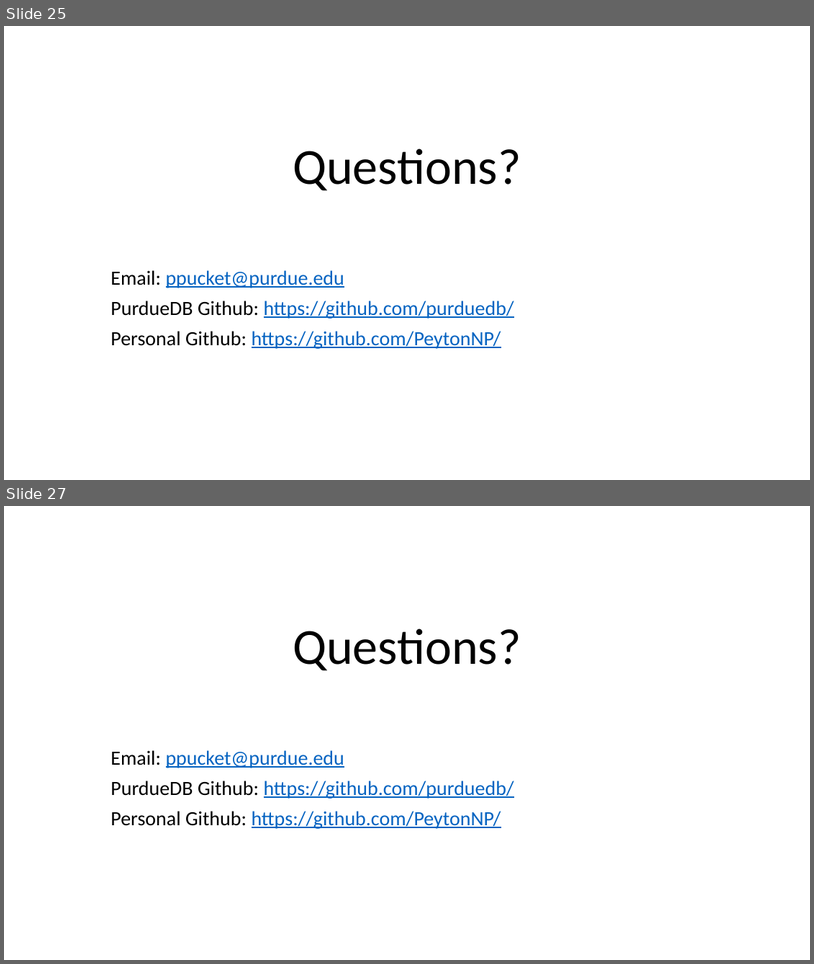
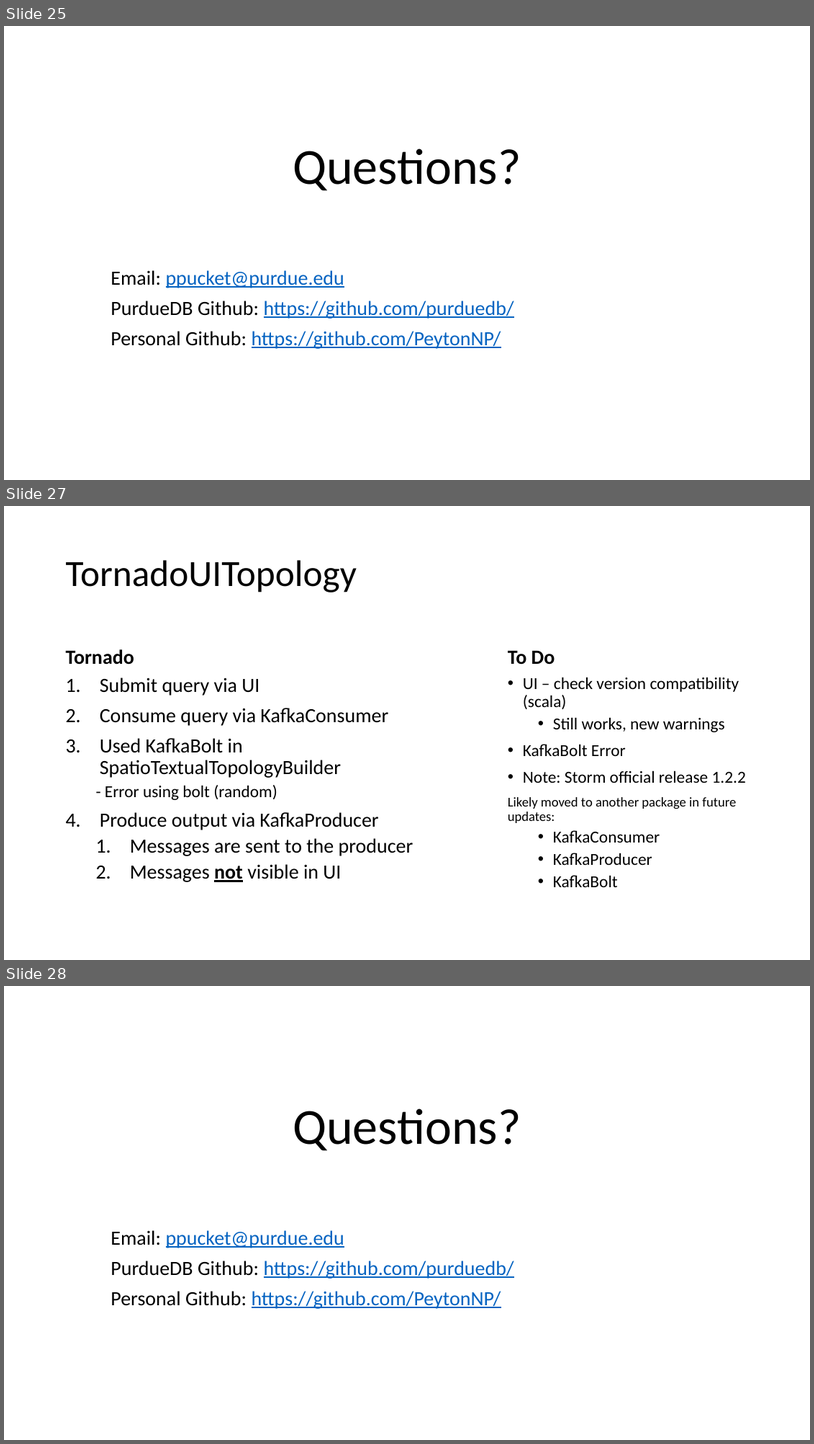
Before and after one commit to PeytonNP/cs490, a slide deck: UpdateMeetings.pptx. Shown one above the other, each under a label of ours: slides 25 and 27 before the commit, slides 25, 27 and 28 after it; the slides between them are not shown. The pictures are 814x964 and 814x1444 pixels, drawn with LibreOffice and Linux fonts; fonts in the diff are those of the drawing. Boxes give left, top, right and bottom in pixels: in the first picture for what was removed or moved away, otherwise in the second. Text is boxed around its words. In the diff, an @@ line names an element or a change of style, - is before the commit and + after.

```diff
--- a/UpdateMeetings.pptx
+++ b/UpdateMeetings.pptx
@@ slide 27 added at [4, 506, 810, 960], background #FFFFFF @@
@@ title added at [66, 560, 357, 592], 44 pt, text #000000 @@
+TornadoUITopology
@@ text added at [66, 649, 134, 664], 24 pt, text #000000, bold @@
+Tornado
@@ text added at [508, 651, 556, 664], 24 pt, text #000000, bold @@
+To Do
@@ text added at [100, 677, 414, 882], 24 pt, text #000000 @@
+1. Submit query via UI
+2. Consume query via KafkaConsumer
+3. Used KafkaBolt in SpatioTextualTopologyBuilder
+  - Error using bolt (random)
+4. Produce output via KafkaProducer
+  1. Messages are sent to the producer
+  2. Messages not visible in UI
@@ text added at [508, 677, 746, 887], 20 pt, text #000000 @@
+• UI – check version compatibility (scala)
+  • Still works, new warnings
+• KafkaBolt Error
+• Note: Storm official release 1.2.2
+Likely moved to another package in future updates:
+  • KafkaConsumer
+  • KafkaProducer
+  • KafkaBolt
@@ what was slide 27 is now slide 28 @@
```
Also in this commit, not shown: 1 slide changed, 2 other files.
